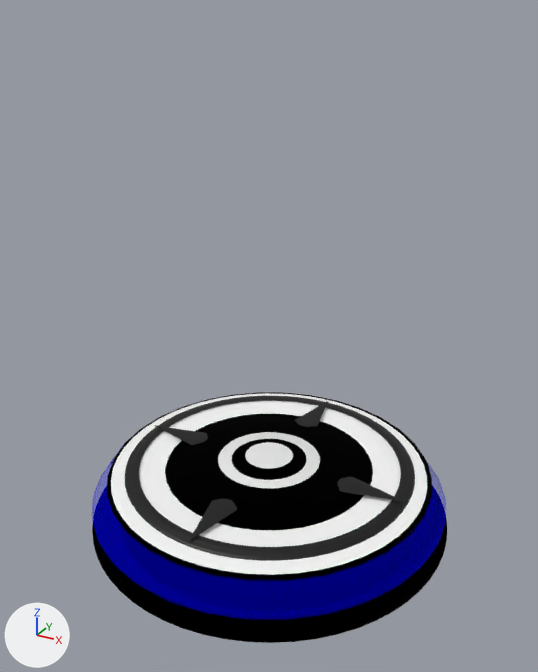
The glTF model assets/models/items/sensor.glb, before and after one commit.
Camera for both pictures: a camera (50 mm lens) standing at (0.12, -0.219, 0.186) and looking at (0.002, -0.004, 0.079). Every picture has the same lights, and +X, +Y and +Z are marked at lower left. The first picture is the older version. Where no turn or scale is listed for an object, it has been applied to the vertices.

Script lines for the objects in view, before the commit:
```python
ob_glass = bpy.data.objects.new('glass', me_glass)
ob_glass.parent = ob_motion_sensor
ob_glass.location = (0.0, 0.0, -0.0167)
ob_glass.rotation_euler = (0.0, -3.142, -1.383)  # degrees (0, -180, -79)
ob_glass.scale = (-6.57, -6.57, -0.105)
ob_light = bpy.data.objects.new('light', me_light)
ob_light.parent = ob_motion_sensor
ob_light.location = (0.0, 0.0, 0.0587)
ob_light.rotation_euler = (0.0, -3.142, -1.383)  # degrees (0, -180, -79)
ob_light.scale = (-1.65, -1.65, -0.0127)
ob_motion_sensor = bpy.data.objects.new('motion_sensor', me_motion_sensor)
ob_motion_sensor.location = (0.0, 0.0, 0.0)
ob_motion_sensor.rotation_euler = (0.0, 3.142, -1.383)  # degrees (0, 180, -79)
ob_motion_sensor.scale = (-0.0148, -0.0148, -0.363)
ob_power = bpy.data.objects.new('power', me_power)
ob_power.parent = ob_motion_sensor
ob_power.location = (0.0, 0.0, 0.0472)
ob_power.scale = (1.0, 1.0, 0.604)
# also in view: 'Cone.S' at (0.0, -0.033, 0.023)
```
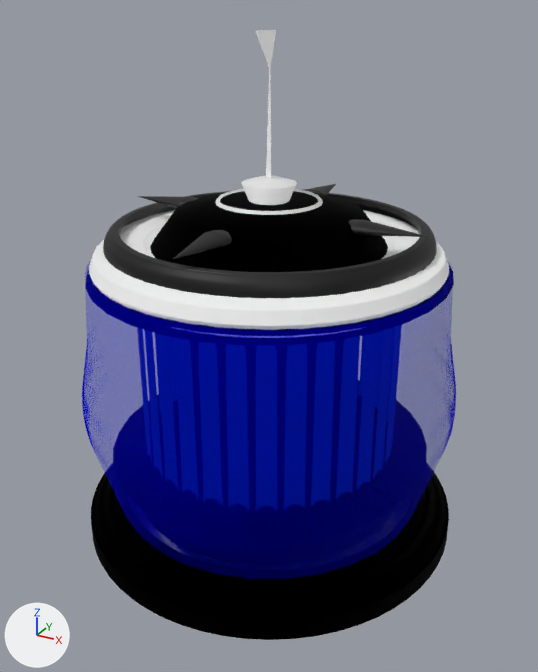
What changed in the scene script:
```text
Add mat_spirit_box_001:
    mat_spirit_box_001 = principled_material('Spirit_Box.001')
    mat_spirit_box_001.base_color = (1.0, 1.0, 1.0)  # white #ffffff
    mat_spirit_box_001.metallic = 1.0
    mat_spirit_box_001.roughness = 1.0
Add me_cone_001_spirit_box_0_031:
    me_cone_001_spirit_box_0_031.from_pydata([(0.0, 0.0041, 0.0351), (0.0037, -0.0022, 0.0351), (-0.0037, -0.0022, 0.0351), (0.0, 0.0025, -0.0815), (0.0026, -0.002, -0.0815), (0.0, 0.0007, 0.0347), (0.0, 0.0041, 0.0351), (0.0, 0.0006, 0.0232), (0.0037, -0.0022, 0.0351), (-0.0037, -0.0022, 0.0351), (0.0026, -0.002, -0.0815), (-0.0026, -0.002, -0.0815), (0.0, 0.0007, 0.0347), (0.0, 0.0025, -0.0815)], [], [(0, 2, 1), (3, 5, 4), (6, 8, 7), (8, 9, 7), (9, 6, 7), (10, 12, 11), (11, 12, 13)])
    me_cone_001_spirit_box_0_031.materials.append(mat_spirit_box_001)  # white #ffffff
Change ob_motion_sensor:
    ob_motion_sensor.scale: (-0.0148, -0.0148, -0.363) -> (-0.0148, -0.0148, -1.91)
Change ob_glass:
    ob_glass.scale: (-6.57, -6.57, -0.105) -> (-6.46, -6.46, -0.11)
Change ob_light:
    ob_light.location: (0.0, 0.0, 0.0587) -> (0.0, 0.0, 0.0578)
Add ob_spirit_box_005:
    ob_spirit_box_005 = bpy.data.objects.new('Spirit_Box.005', me_cone_001_spirit_box_0_031)
    ob_spirit_box_005.location = (0.0, 0.0, 0.1449)
```

Boxes (x1, y1, x2, y2) around the edits, measured in the pictures (538 x 672 px):
'glass', rescaled (69% taller)
    before: (92, 432, 446, 620)
    after: (82, 260, 456, 579)
'motion_sensor', rescaled (79% taller)
    before: (92, 392, 447, 643)
    after: (89, 191, 454, 640)
'power', rescaled
    before: (125, 396, 415, 561)
    after: (103, 191, 437, 298)
'light', rescaled, moved
    before: (218, 432, 320, 488)
    after: (215, 176, 323, 215)
'Cone.S', rescaled
    before: (188, 499, 237, 542)
    after: (173, 230, 232, 259)
'Cone.E', rescaled
    before: (337, 477, 405, 502)
    after: (349, 220, 428, 237)
'Cone.W', rescaled
    before: (154, 425, 208, 445)
    after: (138, 196, 199, 208)
'Spirit_Box.005', added
    after: (256, 30, 276, 178)
'Cone.N', rescaled
    before: (295, 400, 329, 427)
    after: (304, 184, 336, 195)
